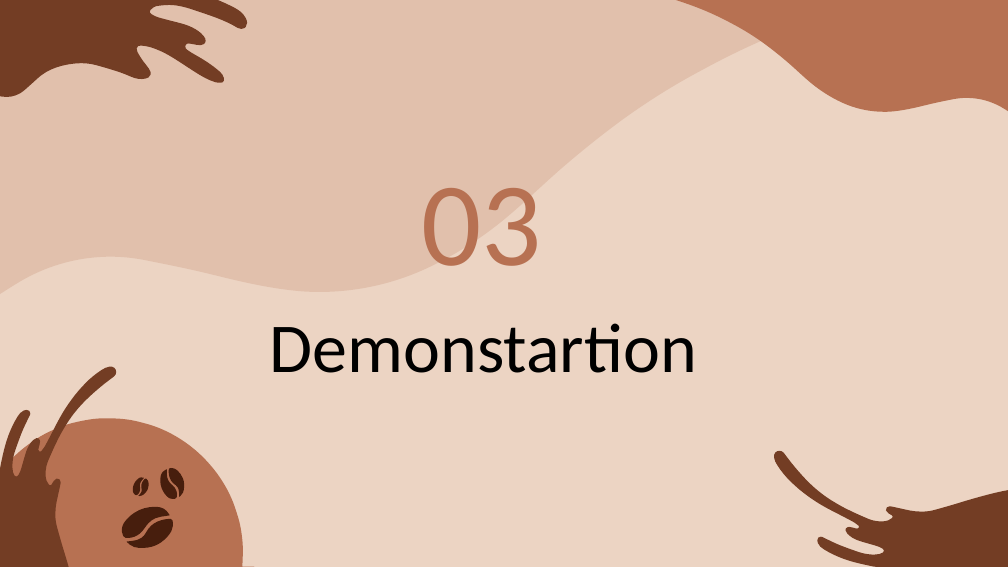
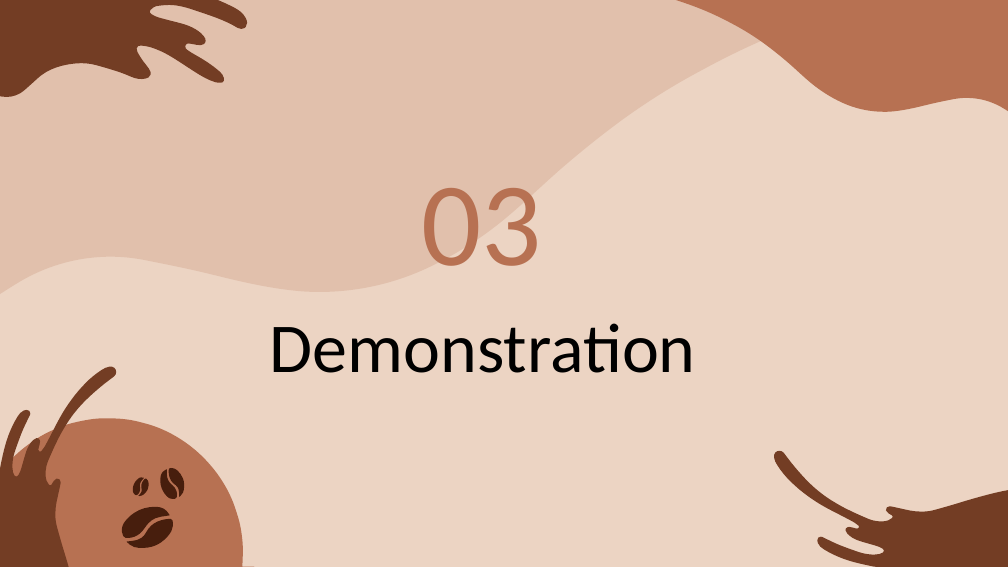
Before and after one commit to audreane20/AppDevProject, a slide deck: slide 16 of PowerPointAppDev.pptx. Drawn at 1008x567 pixels with LibreOffice and Linux fonts; fonts in the diff are those of the drawing. Boxes give left, top, right and bottom in pixels: in the first picture for what was removed or moved away, otherwise in the second. Text is boxed around its words. In the diff, an @@ line names an element or a change of style, - is before the commit and + after.

```diff
--- a/PowerPointAppDev.pptx
+++ b/PowerPointAppDev.pptx
@@ text at [270, 323, 696, 373]: text changed @@
-Demonstartion
+Demonstration
```
Also in this commit, not shown: 1 other slide changed.
